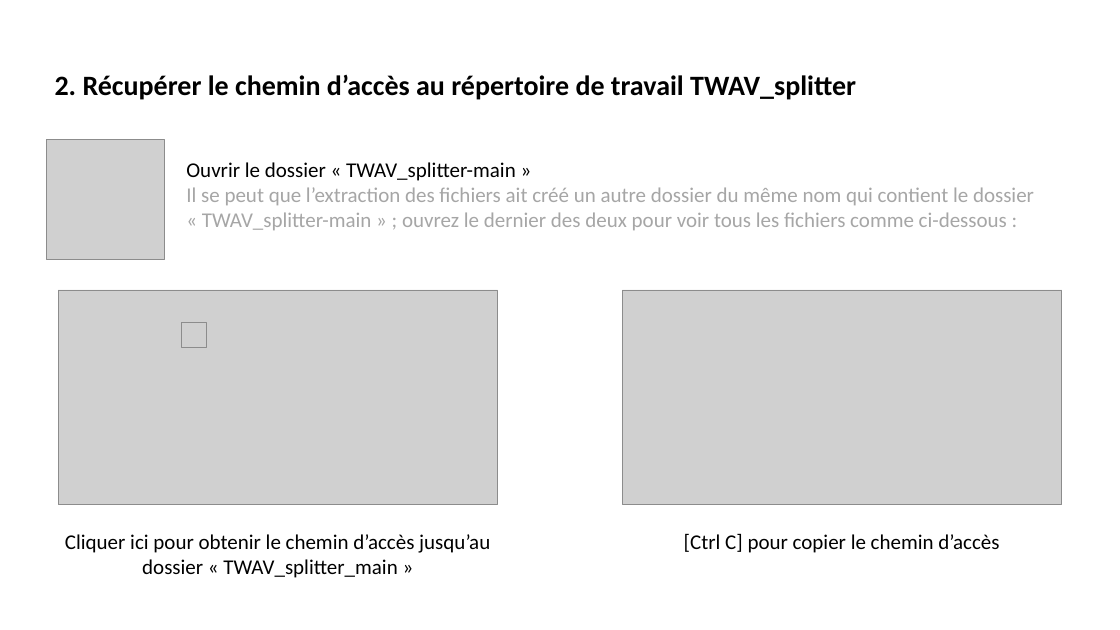
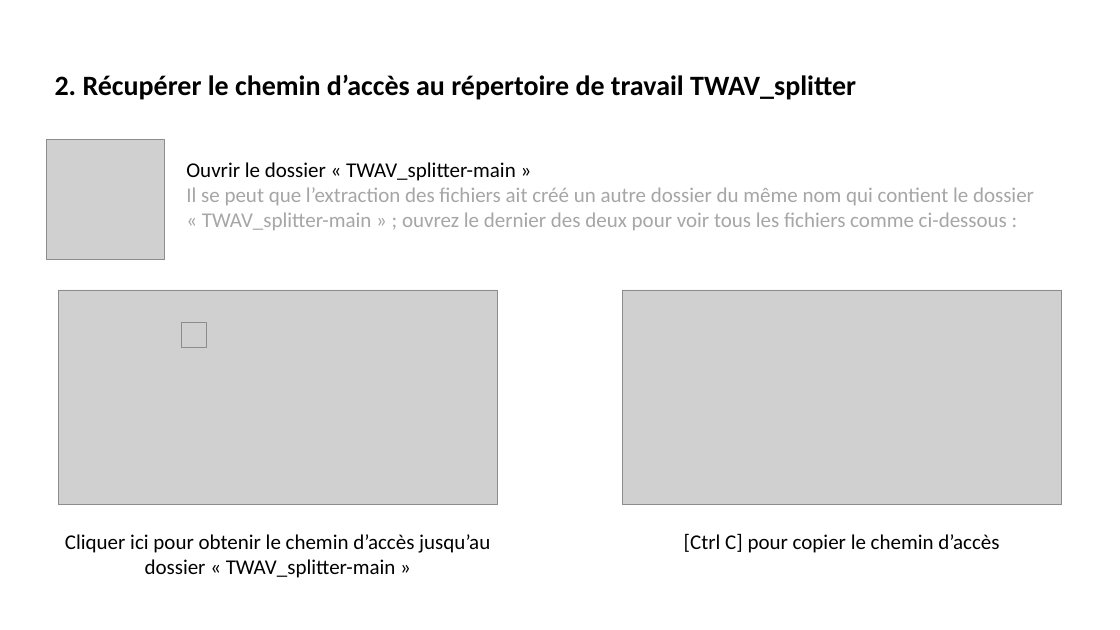
Before and after one commit to CEREMA/TWAV_splitter, a slide deck: slide 4 of Tuto_decoup_TWAV.pptx. Drawn at 1120x630 pixels with LibreOffice and Linux fonts; fonts in the diff are those of the drawing; grey boxes stand for pictures. Boxes give left, top, right and bottom in pixels: in the first picture for what was removed or moved away, otherwise in the second. Text is boxed around its words. In the diff, an @@ line names an element or a change of style, - is before the commit and + after.

```diff
--- a/Tuto_decoup_TWAV.pptx
+++ b/Tuto_decoup_TWAV.pptx
@@ text at (65,534,490,578): text changed @@
-Cliquer ici pour obtenir le chemin d’accès jusqu’au dossier « TWAV_splitter_main »
+Cliquer ici pour obtenir le chemin d’accès jusqu’au dossier « TWAV_splitter-main »
```
Also in this commit, not shown: 1 other slide changed, 1 slide added, 4 other files.
